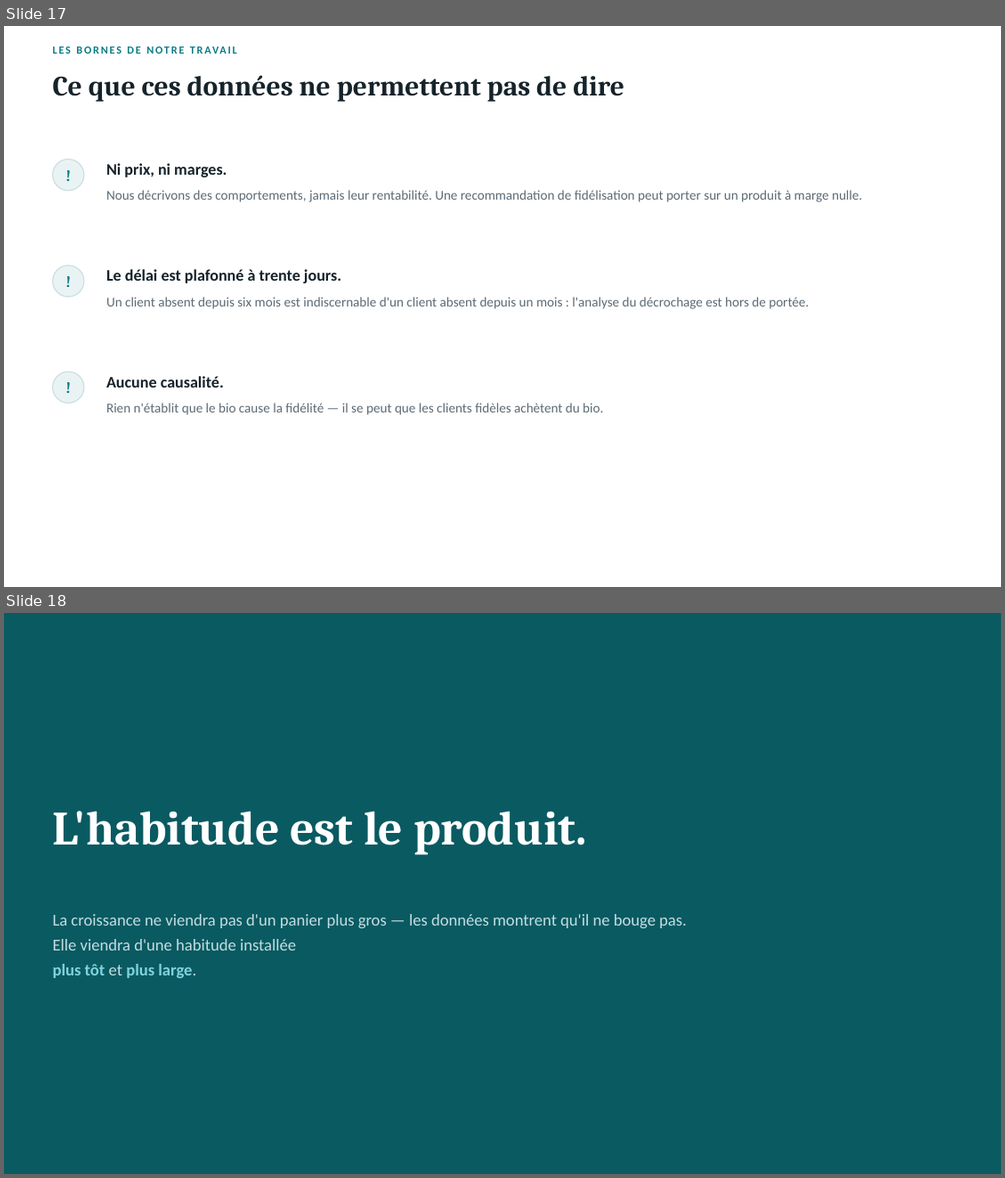
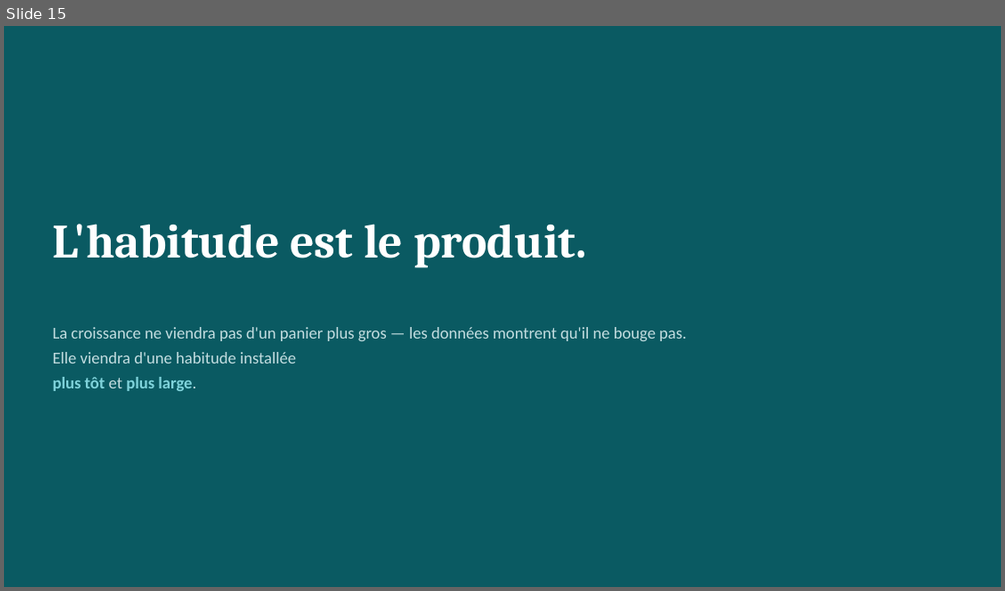
Before and after one commit to Nyomix-V/joja-data-analysis, a slide deck: 02_projet/soutenance.pptx. Shown one above the other, each under a label of ours: slides 17 and 18 before the commit, slide 15 after it. The pictures are 1005x1178 and 1005x591 pixels, drawn with LibreOffice and Linux fonts; fonts in the diff are those of the drawing. Boxes give left, top, right and bottom in pixels: in the first picture for what was removed or moved away, otherwise in the second. Text is boxed around its words. In the diff, an @@ line names an element or a change of style, - is before the commit and + after.

```diff
--- a/02_projet/soutenance.pptx
+++ b/02_projet/soutenance.pptx
@@ slide 17 removed at (4, 26, 1001, 587), background #FFFFFF @@
@@ text removed at (53, 41, 950, 59) @@
-LES BORNES DE NOTRE TRAVAIL
@@ text removed at (53, 75, 624, 102) @@
-Ce que ces données ne permettent pas de dire
@@ ellipse removed at (53, 160, 84, 191) @@
@@ text removed at (53, 160, 84, 191) @@
-!
@@ text removed at (106, 163, 226, 177) @@
-Ni prix, ni marges.
@@ text removed at (106, 190, 862, 202) @@
-Nous décrivons des comportements, jamais leur rentabilité. Une recommandation de fidélisation peut porter sur un produit à marge nulle.
@@ ellipse removed at (53, 265, 84, 297) @@
@@ text removed at (53, 265, 84, 297) @@
-!
@@ text removed at (106, 269, 341, 283) @@
-Le délai est plafonné à trente jours.
@@ text removed at (106, 297, 809, 309) @@
-Un client absent depuis six mois est indiscernable d'un client absent depuis un mois : l'analyse du décrochage est hors de portée.
@@ ellipse removed at (53, 371, 84, 402) @@
@@ text removed at (53, 371, 84, 402) @@
-!
@@ text removed at (106, 376, 224, 387) @@
-Aucune causalité.
@@ text removed at (106, 402, 603, 415) @@
-Rien n'établit que le bio cause la fidélité — il se peut que les clients fidèles achètent du bio.
@@ what was slide 18 is now slide 15 @@
```
Also in this commit, not shown: 2 other slides removed.
